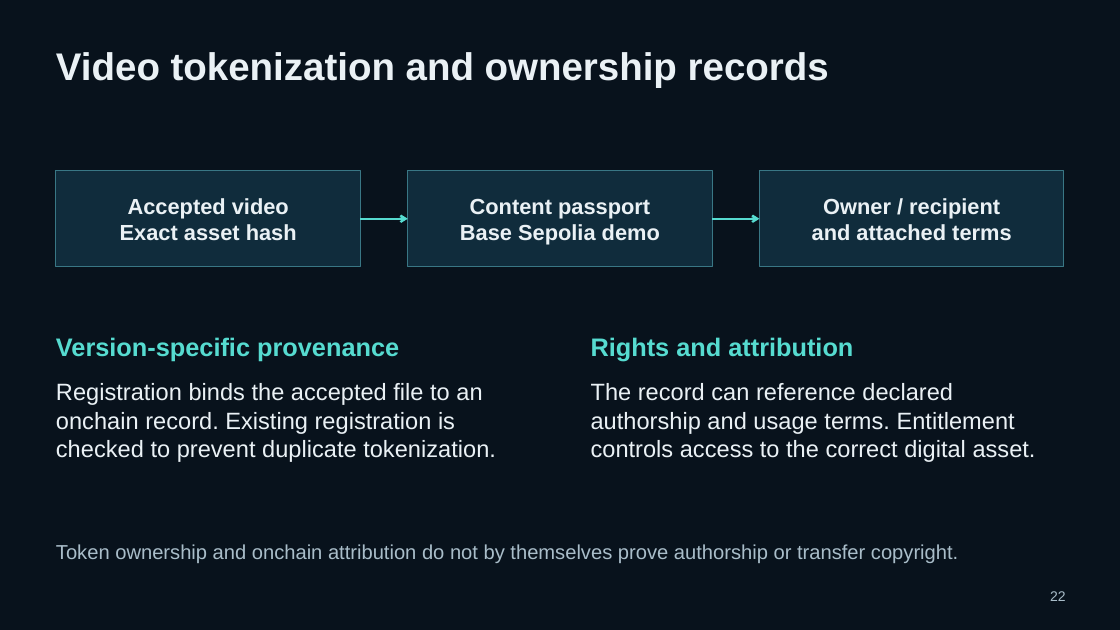
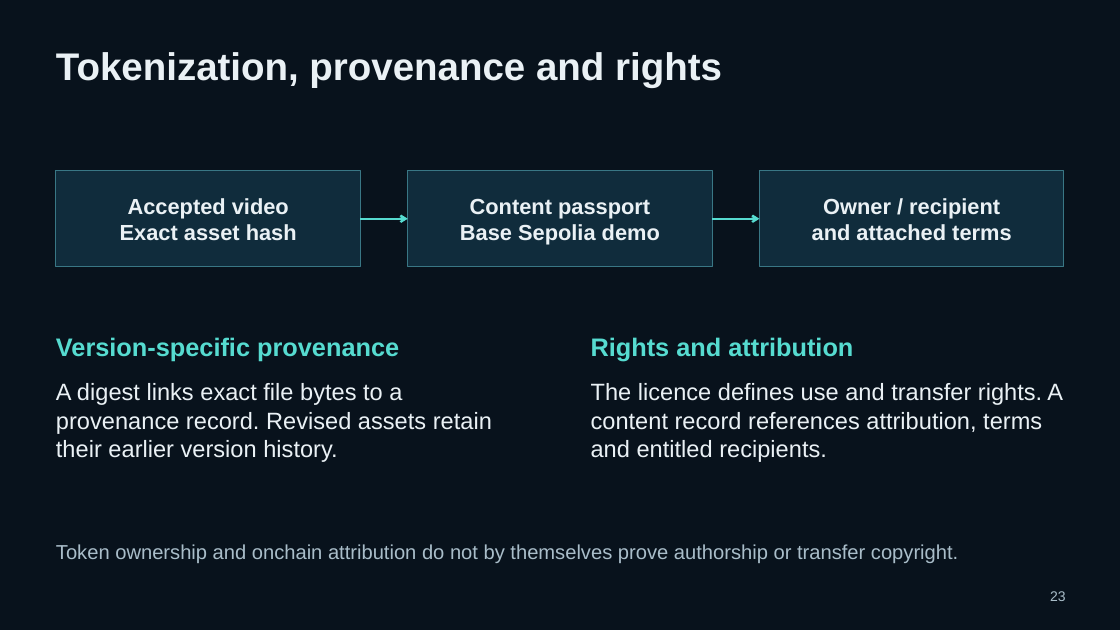
Before and after one commit to pavlichuckcrypt-maker/Vantemio, a slide deck: slide 23 of docs/pitch/Vantemio_Presentation_2026-10-05.pptx (slide 22 before the commit). Drawn at 1120x630 pixels with LibreOffice and Linux fonts; fonts in the diff are those of the drawing. Boxes give left, top, right and bottom in pixels: in the first picture for what was removed or moved away, otherwise in the second. Text is boxed around its words. In the diff, an @@ line names an element or a change of style, - is before the commit and + after.

```diff
--- a/docs/pitch/Vantemio_Presentation_2026-10-05.pptx
+++ b/docs/pitch/Vantemio_Presentation_2026-10-05.pptx
@@ text at [56,52,722,88]: text changed @@
-Video tokenization and ownership records
+Tokenization, provenance and rights
@@ text at [56,383,492,462]: text changed @@
-Registration binds the accepted file to an onchain record. Existing registration is checked to prevent duplicate tokenization.
+A digest links exact file bytes to a provenance record. Revised assets retain their earlier version history.
@@ text at [591,383,1063,462]: text changed @@
-The record can reference declared authorship and usage terms. Entitlement controls access to the correct digital asset.
+The licence defines use and transfer rights. A content record references attribution, terms and entitled recipients.
@@ text at [1050,591,1066,601]: text changed @@
-22
+23
```
Also in this commit, not shown: 27 other slides changed, 8 slides added, 5 slides removed, 1 other file.
